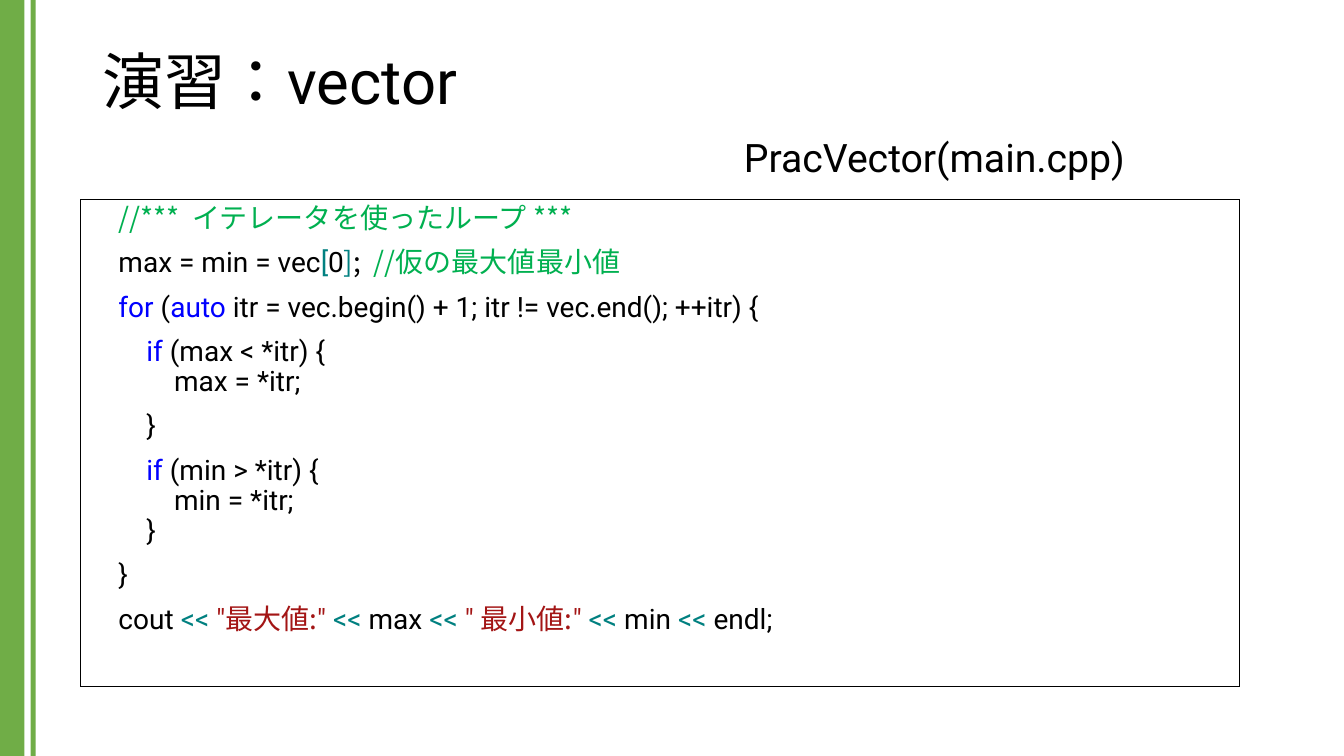
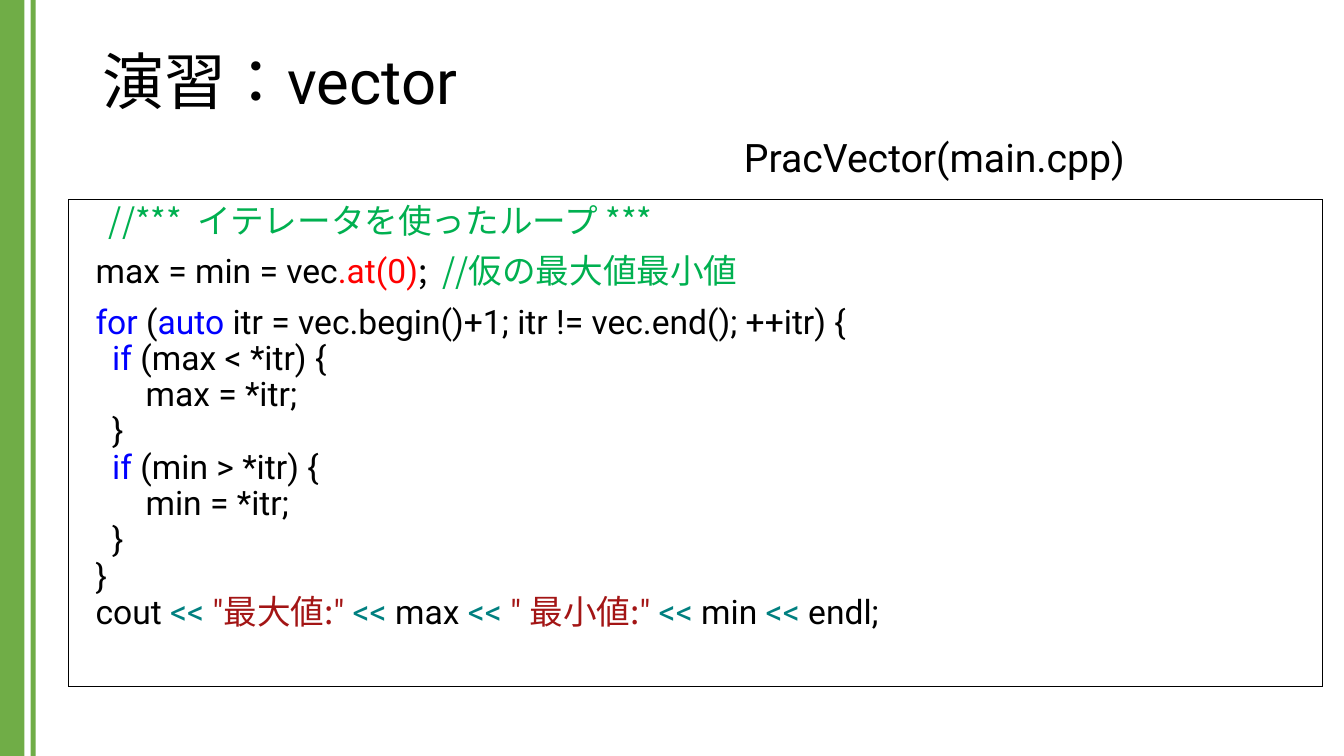
Before and after one commit to kic-murata/cpp2024, a slide deck: slide 5 of 授業資料/演習課題：vector.pptx. Drawn at 1344x756 pixels with LibreOffice and Linux fonts; fonts in the diff are those of the drawing. Boxes give left, top, right and bottom in pixels: in the first picture for what was removed or moved away, otherwise in the second. Text is boxed around its words. In the diff, an @@ line names an element or a change of style, - is before the commit and + after.

```diff
--- a/授業資料/演習課題：vector.pptx
+++ b/授業資料/演習課題：vector.pptx
@@ text "//*** イテレータを使ったループ ***": place and size @@
-text "//*** イテレータを使ったループ ***" at (81, 200, 1240, 687)
+text "//*** イテレータを使ったループ ***" at (69, 200, 1322, 687)
@@ text at (197, 199, 598, 236): size 20 to 24 pt in "//*** イテレータを使ったループ ***" @@
@@ text at (96, 254, 879, 629): text changed; size 20 to 24 pt @@
-max = min = vec[0]; //仮の最大値最小値
-for (auto itr = vec.begin() + 1; itr != vec.end(); ++itr) {
-if (max < *itr) {
-max = *itr;
-}
-if (min > *itr) {
-min = *itr;
-}
-}
-cout << "最大値:" << max << " 最小値:" << min << endl;
+max = min = vec.at(0); //仮の最大値最小値
+for (auto itr = vec.begin()+1; itr != vec.end(); ++itr) {
+if (max < *itr) {
+max = *itr;
+}
+if (min > *itr) {
+min = *itr;
+}
+}
+cout << "最大値:" << max << " 最小値:" << min << endl;
```
Also in this commit, not shown: 5 other slides changed, 1 slide added, 1 other file.
